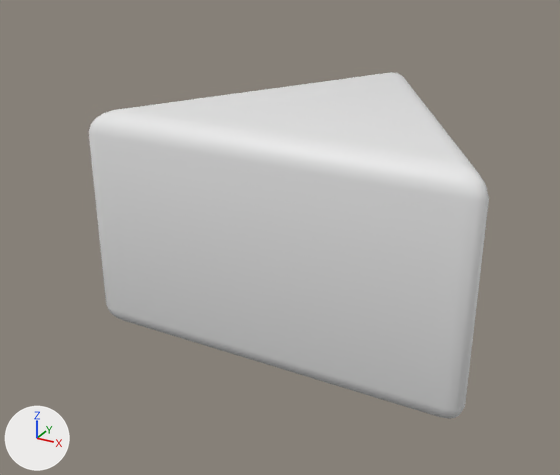
One commit to the FBX model Fantastic City Generator/Buildings/FBX/Custom/Triangle-Small.fbx: the scene before it, then after it.
One viewpoint serves both versions: a 50 mm lens placed at (22.7, -46.8, 28.7), pointed at (-3.5, 0.7, 4.9). Every picture has the same lights, and +X, +Y and +Z are marked at lower left.

Names of what the first picture shows: 'Triangle'.
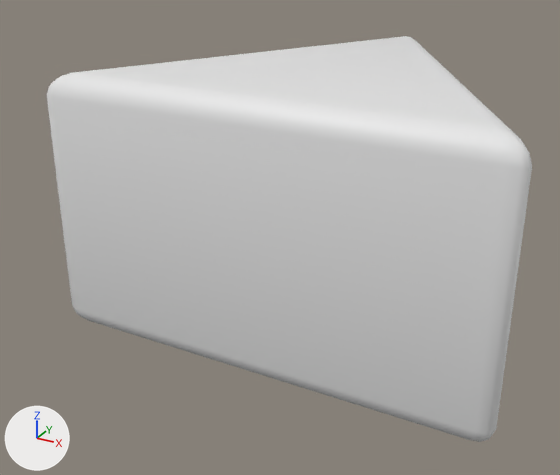
Location of each change, [x1, y1, x2, y2] in pixels of the pictures (560 x 475 px):
'Triangle', reshaped, turned: before [89, 72, 489, 419]; after [47, 36, 532, 442]

Edits to the bpy script that builds the scene:
```text
Change me_circle_005:
    used by ob_triangle; location = (0.0, 0.0, -1.0)
    remove me_circle_005.from_pydata(...)  # 114 vertices, 113 faces; spans x -13.7..13.7, y -8.3..15.8, z 0.0..16.5
    add me_circle_005.from_pydata(...)  # 114 vertices, 113 faces; spans x -16.0..16.0, y 0.0..19.0, z -18.4..9.5
    me_circle_005 part 1: 114 of 114 vertices moved; they spanned x -13.7..13.7, y -8.3..15.8, z 0.0..16.5 and now span x -16.0..16.0, y 0.0..19.0, z -18.4..9.5; mean shift (0.0, 9.5, -8.2); largest move (0.0, 15.3, 15.8) -> (0.0, 18.4, -17.8)
Change ob_triangle:
    ob_triangle.rotation_euler: (0.0, 0.0, 0.0) -> (1.571, 0.0, 0.0)  # degrees (0, 0, 0) -> degrees (90, 0, 0)
```
